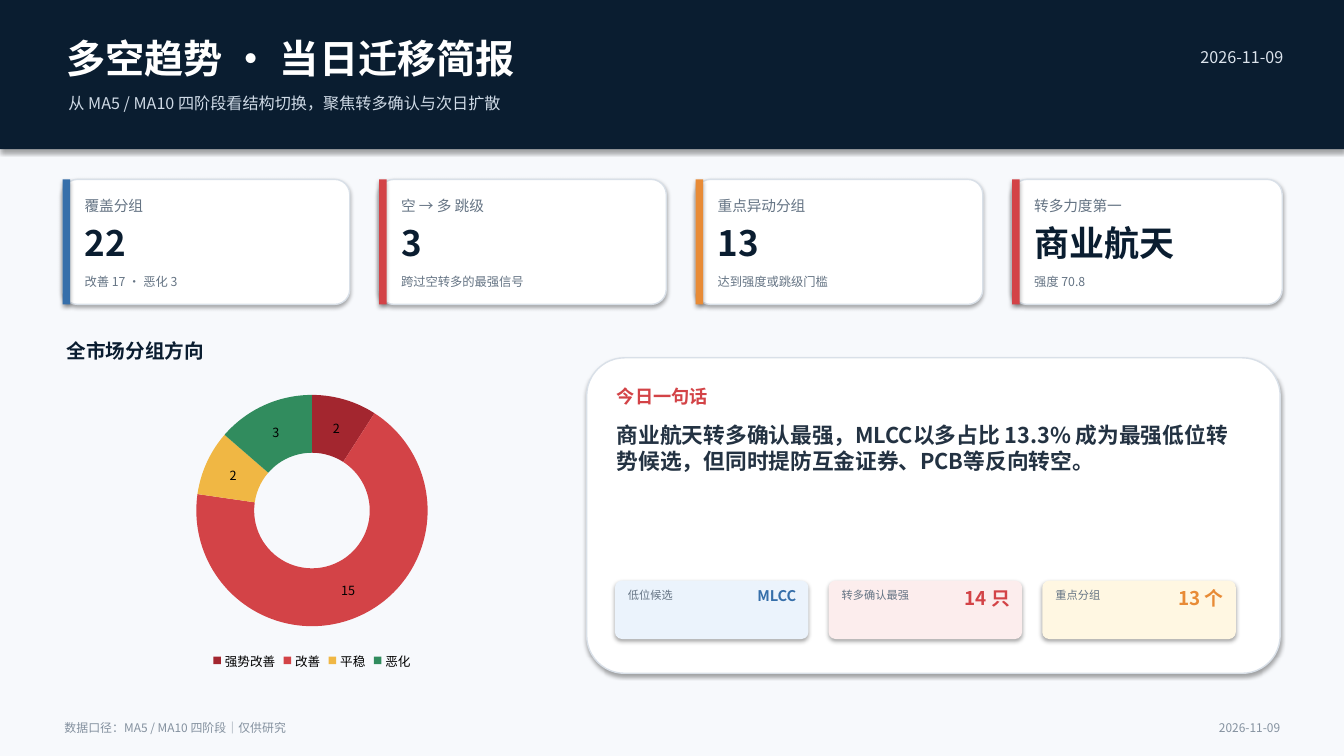
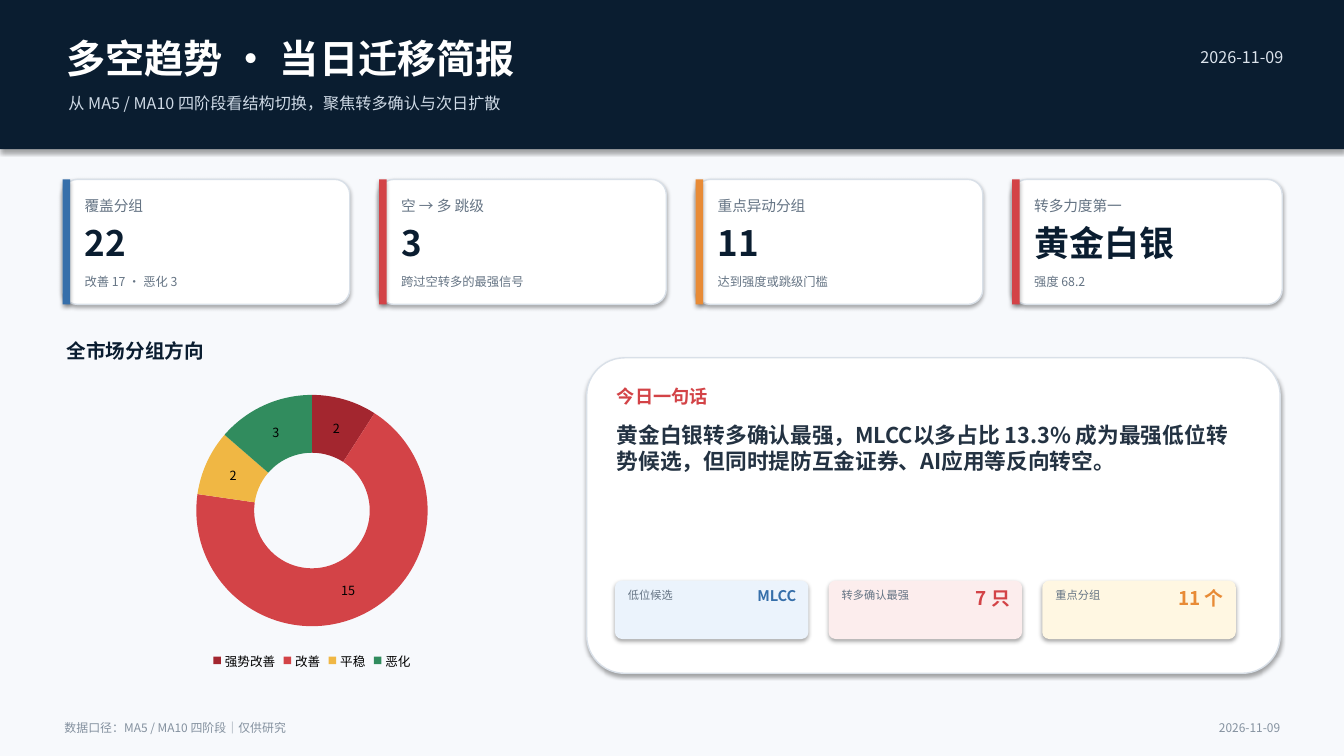
Before and after one commit to nancybhc/a-share-blast-lab, a slide deck: slide 1 of assets/多空阶段简报_2026-11-09.pptx. Drawn at 1344x756 pixels with LibreOffice and Linux fonts; fonts in the diff are those of the drawing. Boxes give left, top, right and bottom in pixels: in the first picture for what was removed or moved away, otherwise in the second. Text is boxed around its words. In the diff, an @@ line names an element or a change of style, - is before the commit and + after.

```diff
--- a/assets/多空阶段简报_2026-11-09.pptx
+++ b/assets/多空阶段简报_2026-11-09.pptx
@@ text at [718,230,759,256]: text changed @@
-13
+11
@@ text at [1034,226,1174,259]: text changed @@
-商业航天
+黄金白银
@@ text at [1034,276,1085,287]: text changed @@
-强度 70.8
+强度 68.2
@@ text at [617,424,1228,472]: text changed @@
-商业航天转多确认最强，MLCC以多占比 13.3% 成为最强低位转势候选，但同时提防互金证券、PCB等反向转空。
+黄金白银转多确认最强，MLCC以多占比 13.3% 成为最强低位转势候选，但同时提防互金证券、AI应用等反向转空。
@@ text at [976,590,1010,607]: text changed @@
-14 只
+7 只
@@ text at [1178,589,1224,607]: text changed @@
-13 个
+11 个
```
Also in this commit, not shown: 3 other slides changed, 11 other files.
